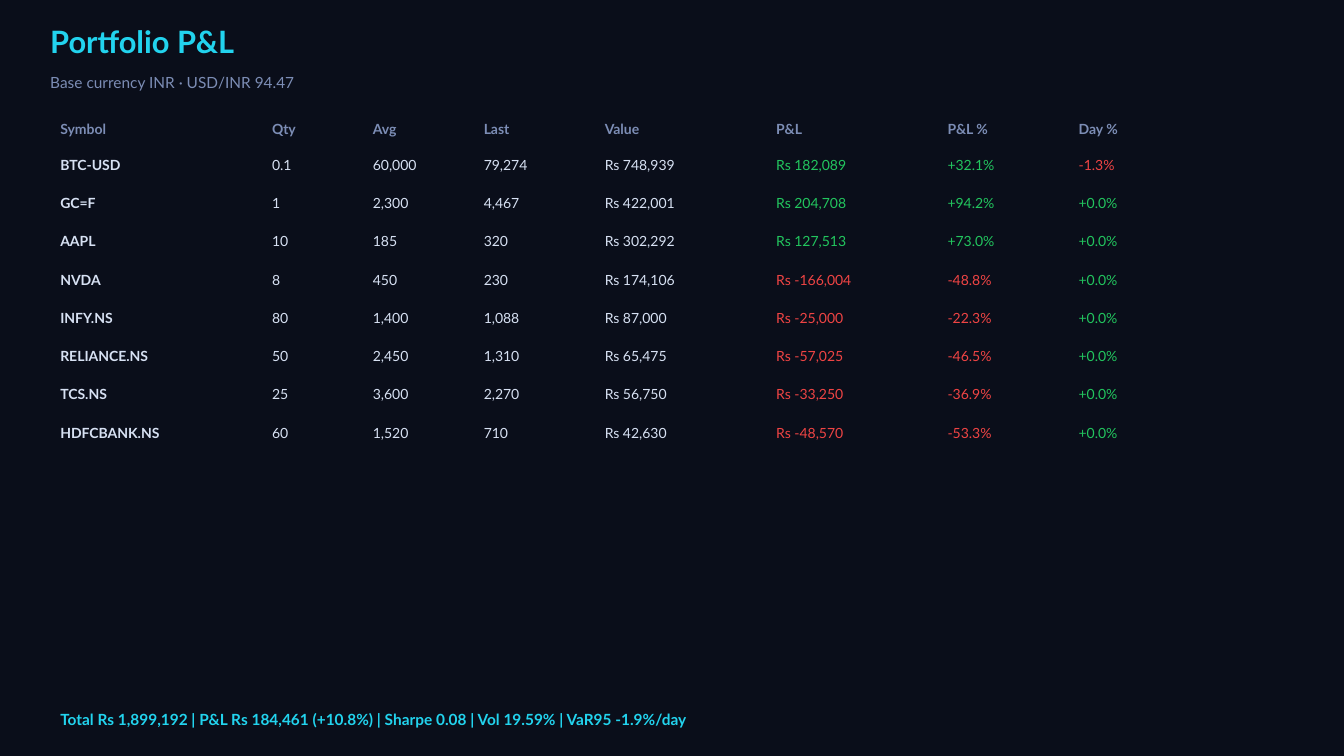
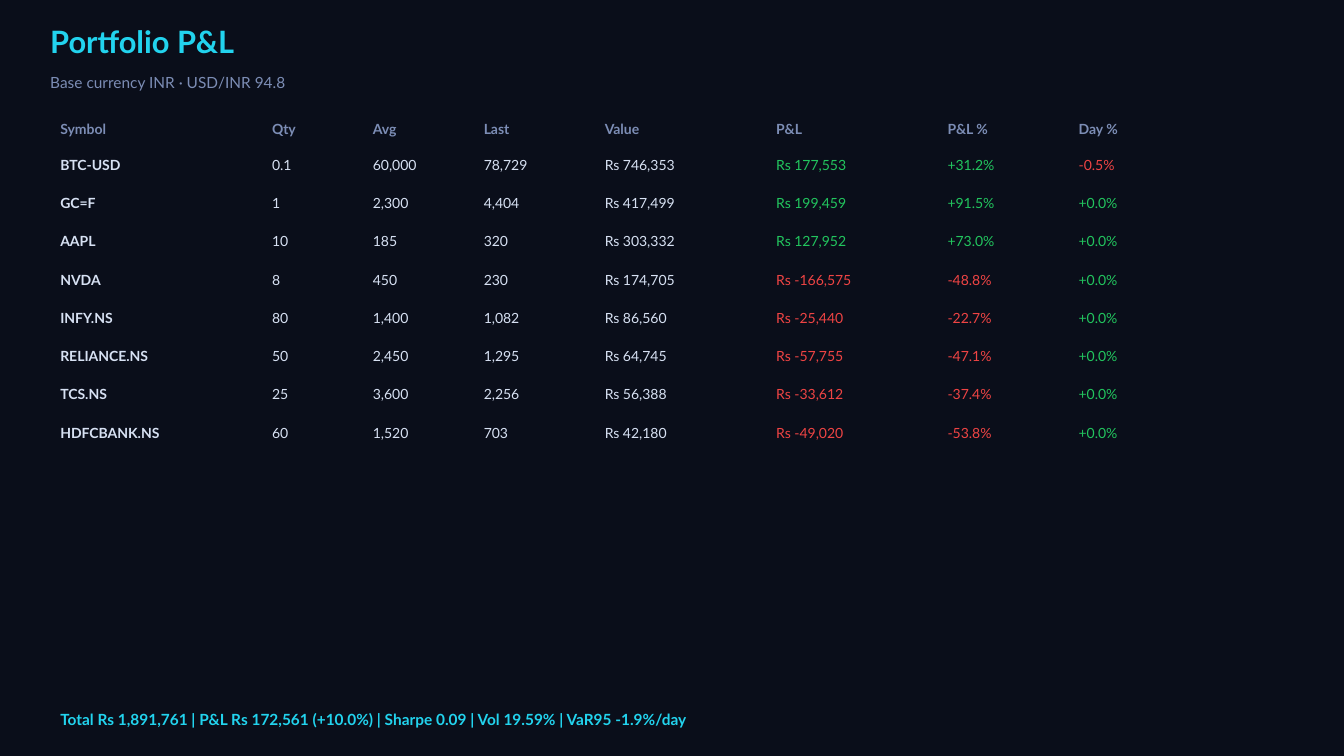
Before and after one commit to Pravkum23/pmr-terminal, a slide deck: slide 5 of docs/pmr_daily.pptx. Drawn at 1344x756 pixels with LibreOffice and Linux fonts; fonts in the diff are those of the drawing. Boxes give left, top, right and bottom in pixels: in the first picture for what was removed or moved away, otherwise in the second. Text is boxed around its words. In the diff, an @@ line names an element or a change of style, - is before the commit and + after.

```diff
--- a/docs/pmr_daily.pptx
+++ b/docs/pmr_daily.pptx
@@ text at (50, 77, 285, 91): text changed @@
-Base currency INR · USD/INR 94.47
+Base currency INR · USD/INR 94.8
@@ text at (484, 160, 528, 172): text changed @@
-79,274
+78,729
@@ text at (605, 160, 675, 172): text changed @@
-Rs 748,939
+Rs 746,353
@@ text at (776, 160, 846, 172): text changed @@
-Rs 182,089
+Rs 177,553
@@ text at (948, 160, 995, 170): text changed @@
-+32.1%
++31.2%
@@ text at (1079, 160, 1115, 170): text changed @@
--1.3%
+-0.5%
@@ text at (484, 198, 520, 210): text changed @@
-4,467
+4,404
@@ text at (605, 198, 675, 210): text changed @@
-Rs 422,001
+Rs 417,499
@@ text at (776, 198, 846, 210): text changed @@
-Rs 204,708
+Rs 199,459
@@ text at (948, 198, 995, 208): text changed @@
-+94.2%
++91.5%
@@ text at (605, 236, 675, 248): text changed @@
-Rs 302,292
+Rs 303,332
@@ text at (776, 236, 846, 248): text changed @@
-Rs 127,513
+Rs 127,952
@@ text at (605, 275, 675, 287): text changed @@
-Rs 174,106
+Rs 174,705
@@ text at (776, 275, 851, 287): text changed @@
-Rs -166,004
+Rs -166,575
@@ text at (484, 313, 520, 325): text changed @@
-1,088
+1,082
@@ text at (605, 313, 667, 325): text changed @@
-Rs 87,000
+Rs 86,560
@@ text at (776, 313, 843, 325): text changed @@
-Rs -25,000
+Rs -25,440
@@ text at (948, 313, 992, 323): text changed @@
--22.3%
+-22.7%
@@ text at (484, 351, 520, 363): text changed @@
-1,310
+1,295
@@ text at (605, 351, 667, 363): text changed @@
-Rs 65,475
+Rs 64,745
@@ text at (776, 351, 843, 363): text changed @@
-Rs -57,025
+Rs -57,755
@@ text at (948, 351, 992, 361): text changed @@
--46.5%
+-47.1%
@@ text at (484, 389, 520, 401): text changed @@
-2,270
+2,256
@@ text at (605, 389, 667, 401): text changed @@
-Rs 56,750
+Rs 56,388
@@ text at (776, 389, 843, 401): text changed @@
-Rs -33,250
+Rs -33,612
@@ text at (948, 389, 992, 399): text changed @@
--36.9%
+-37.4%
@@ text at (484, 428, 508, 438): text changed @@
-710
+703
@@ text at (605, 428, 667, 440): text changed @@
-Rs 42,630
+Rs 42,180
@@ text at (776, 428, 843, 440): text changed @@
-Rs -48,570
+Rs -49,020
@@ text at (948, 428, 992, 438): text changed @@
--53.3%
+-53.8%
@@ text at (60, 713, 686, 728): text changed @@
-Total Rs 1,899,192 | P&L Rs 184,461 (+10.8%) | Sharpe 0.08 | Vol 19.59% | VaR95 -1.9%/day
+Total Rs 1,891,761 | P&L Rs 172,561 (+10.0%) | Sharpe 0.09 | Vol 19.59% | VaR95 -1.9%/day
```
Also in this commit, not shown: 3 other slides changed, 2 other files.
